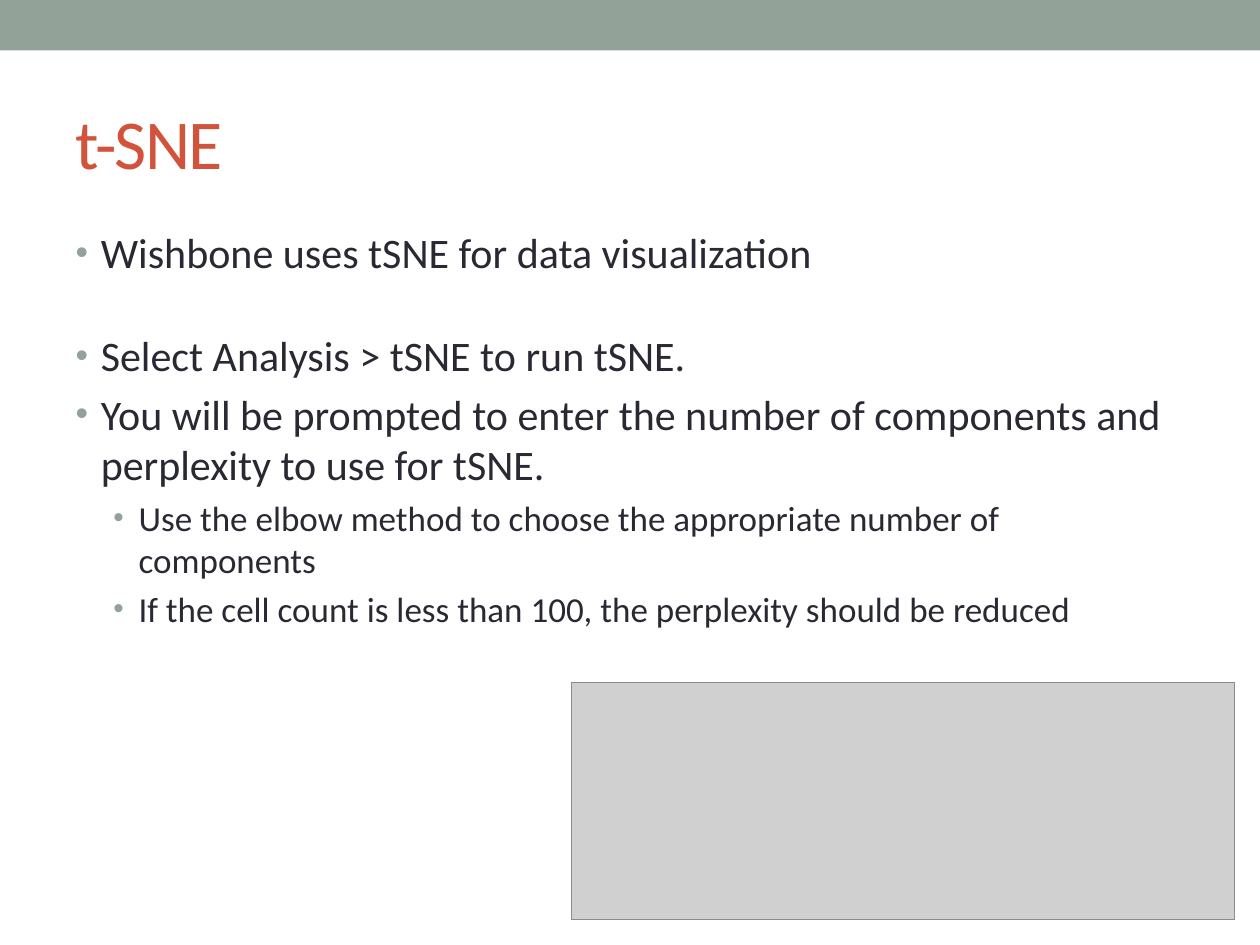
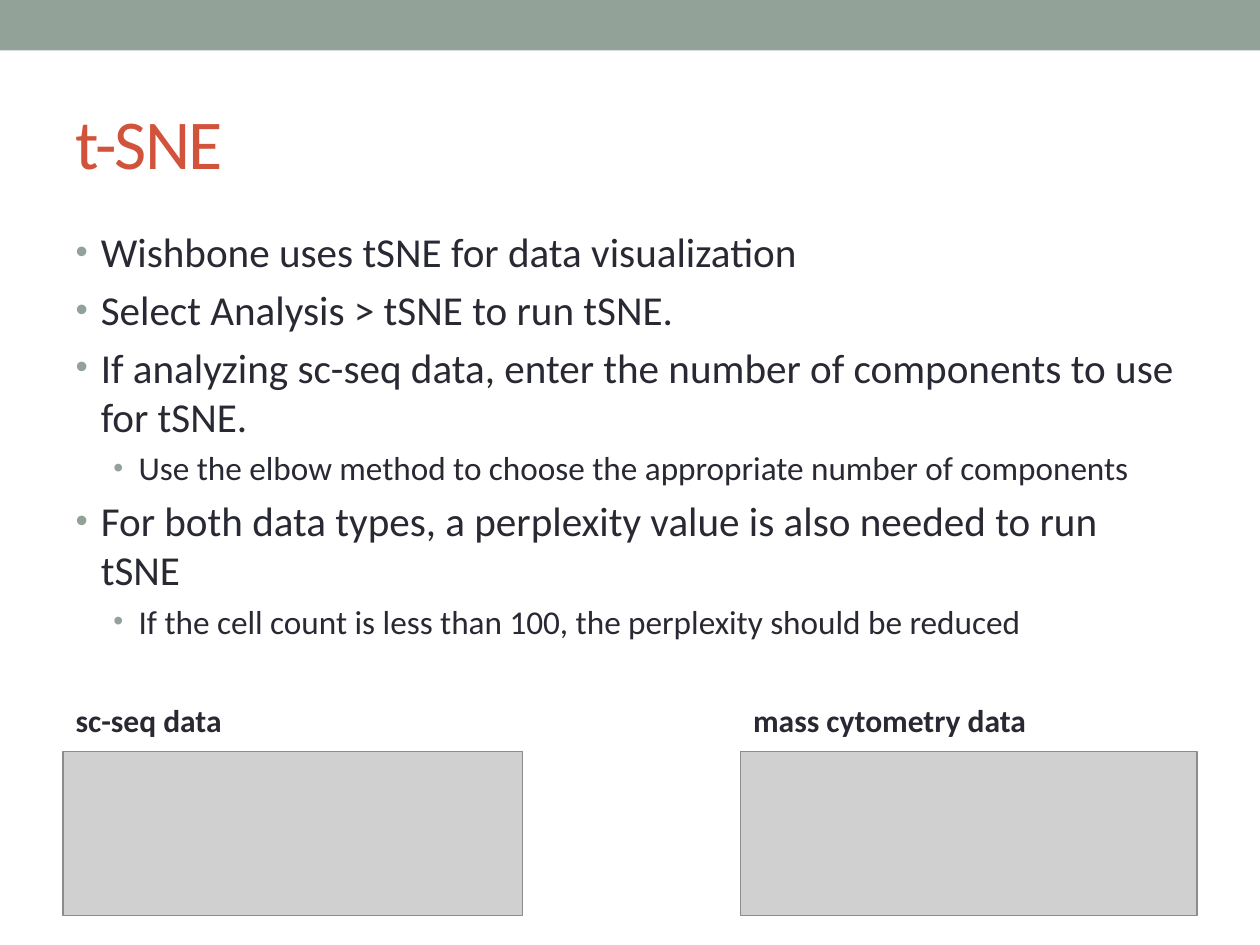
Before and after one commit to KrishnaswamyLab/MAGIC, a slide deck: slide 9 of docs/wishbone_tutorial.pptx. Drawn at 1260x945 pixels with LibreOffice and Linux fonts; fonts in the diff are those of the drawing; grey boxes stand for pictures. Boxes give left, top, right and bottom in pixels: in the first picture for what was removed or moved away, otherwise in the second. Text is boxed around its words. In the diff, an @@ line names an element or a change of style, - is before the commit and + after.

```diff
--- a/docs/wishbone_tutorial.pptx
+++ b/docs/wishbone_tutorial.pptx
@@ text at [101,238,1128,640]: size 24 to 23.5 pt in "Wishbone uses tSNE for data visualization", "Select Analysis > tSNE to run tSNE."; size 20 to 19 pt in "Use the elbow method to choose the ...", "If the cell count is less than ..." @@
@@ text at [101,354,1173,433]: text changed; size 24 to 23.5 pt @@
-• You will be prompted to enter the number of components and perplexity to use for tSNE.
+• If analyzing sc-seq data, enter the number of components to use for tSNE.
@@ text at [101,507,1097,586]: paragraph added @@
+• For both data types, a perplexity value is also needed to run tSNE
@@ text added at [76,710,221,737], 18 pt, text #292934, bold @@
+sc-seq data
@@ text added at [753,710,1026,737], 18 pt, text #292934, bold @@
+mass cytometry data
@@ picture: place and size @@
-picture at [571,683,1234,920]
+picture at [63,751,523,915]
@@ picture added at [741,751,1197,915] @@
```
Also in this commit, not shown: 1 other slide changed.
